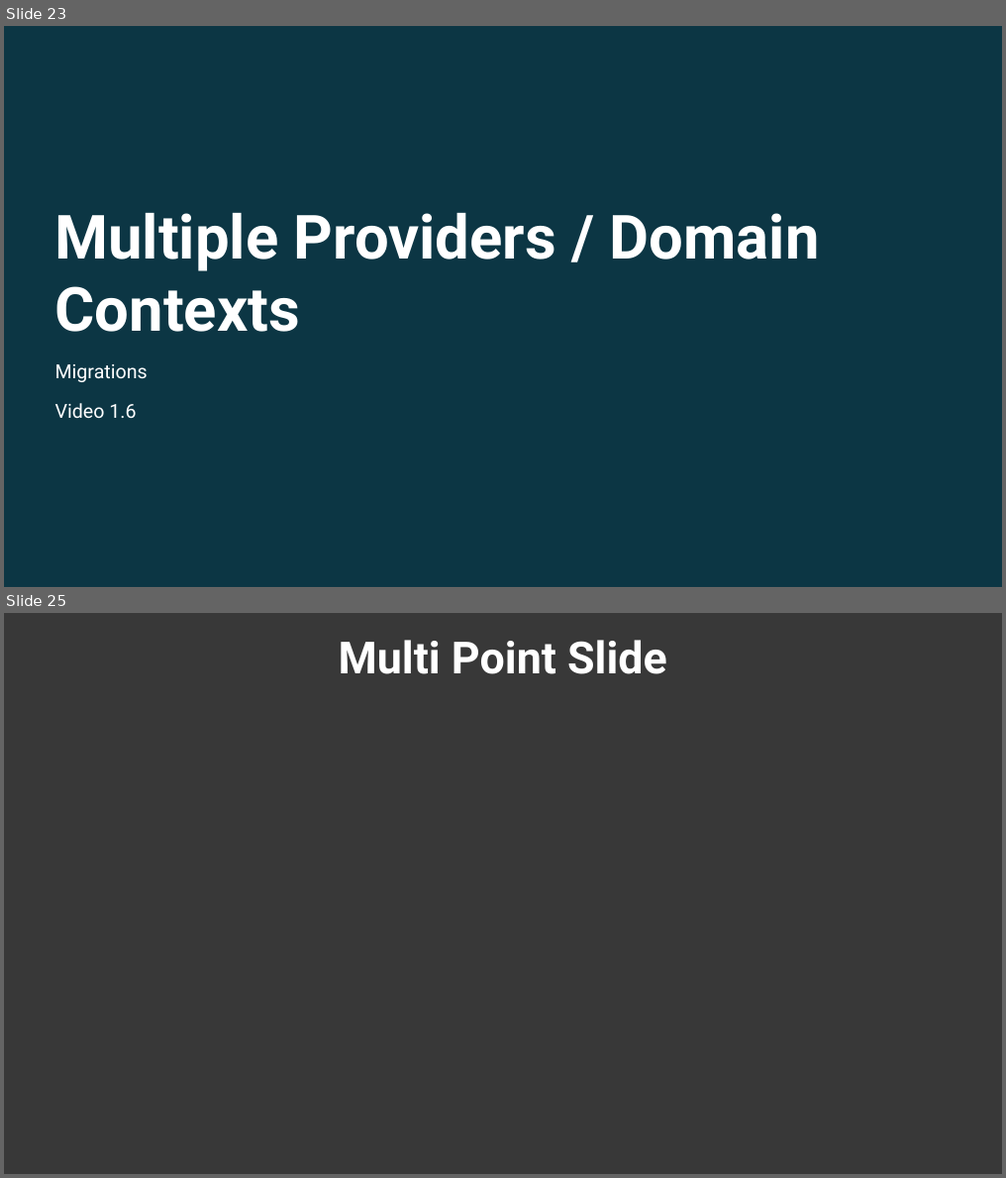
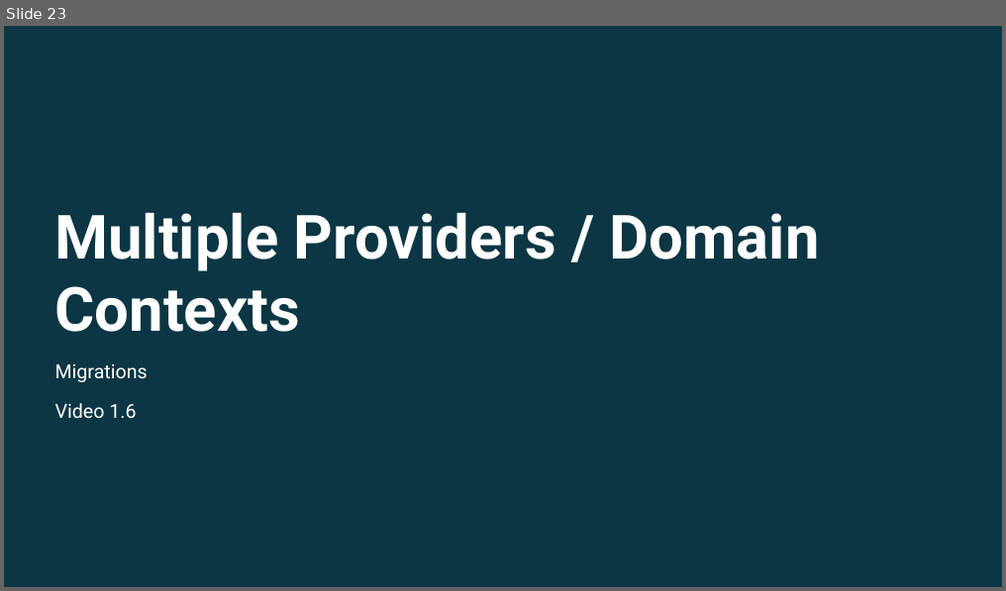
Before and after one commit to ec-council-learning/Entity-Fundamentals-Using-.NET-6, a slide deck: Sections/Section 1/Entity Fundamentals Using .NET 6_Section 1.pptx. Shown one above the other, each under a label of ours: slides 23 and 25 before the commit, slide 23 after it; the slides between them are not shown. The pictures are 1006x1178 and 1006x591 pixels, drawn with LibreOffice and Linux fonts; fonts in the diff are those of the drawing; background and template pictures are left out; a plain dark background stands for a picture behind light text. Boxes give left, top, right and bottom in pixels: in the first picture for what was removed or moved away, otherwise in the second. Text is boxed around its words. In the diff, an @@ line names an element or a change of style, - is before the commit and + after.

```diff
--- a/Sections/Section 1/Entity Fundamentals Using .NET 6_Section 1.pptx
+++ b/Sections/Section 1/Entity Fundamentals Using .NET 6_Section 1.pptx
@@ slide 25 removed at (x1=4, y1=613, x2=1002, y2=1174), background picture (left out) @@
@@ rectangle removed at (x1=4, y1=613, x2=1002, y2=1173) @@
@@ text removed at (x1=339, y1=640, x2=667, y2=674) @@
-Multi Point Slide
```
Also in this commit, not shown: 1 slide changed, 1 slide added, 9 other slides removed, 44 other files.
